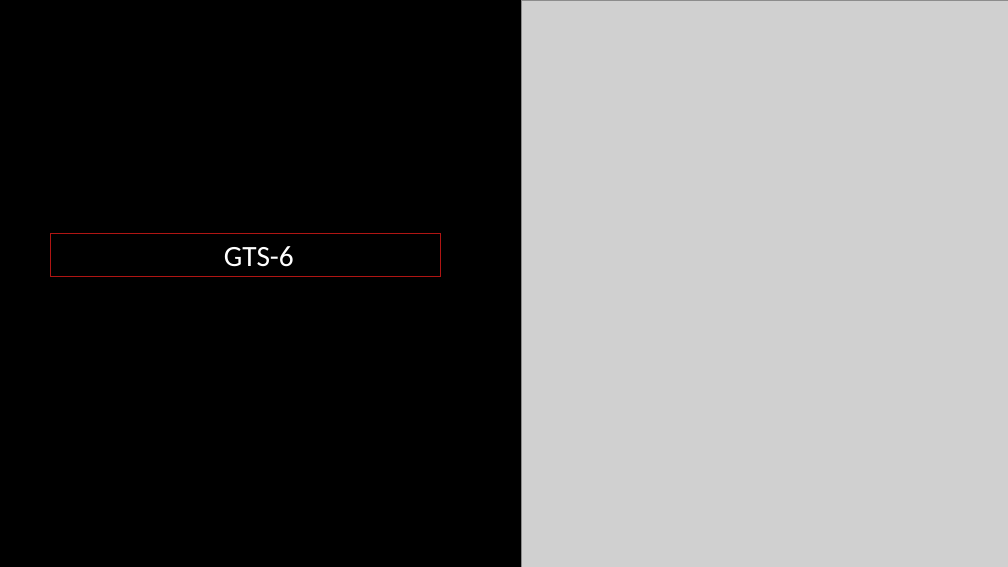
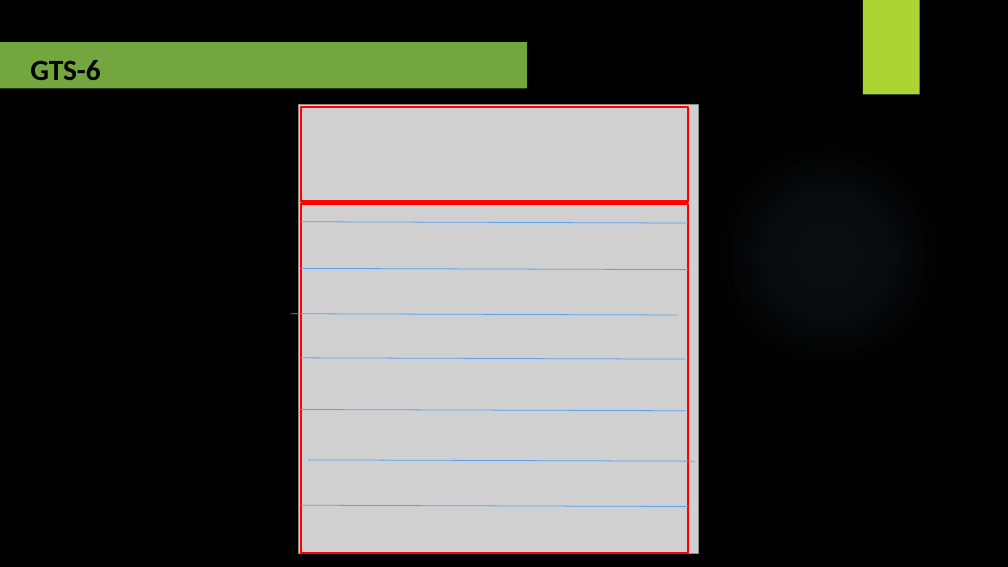
Before and after one commit to KeinOhrHasen/FormatStandardify, a slide deck: slide 7 of files/Doc/main.pptx. Drawn at 1008x567 pixels with LibreOffice and Linux fonts; fonts in the diff are those of the drawing; grey boxes stand for pictures; background and template pictures are left out. Boxes give left, top, right and bottom in pixels: in the first picture for what was removed or moved away, otherwise in the second. Text is boxed around its words. In the diff, an @@ line names an element or a change of style, - is before the commit and + after.

```diff
--- a/files/Doc/main.pptx
+++ b/files/Doc/main.pptx
@@ rectangle at (x1=863, y1=0, x2=920, y2=95): fill #B01513 to #ACD433 @@
@@ rectangle "GTS-6" resized from (x1=51, y1=234, x2=441, y2=277) to (x1=0, y1=42, x2=527, y2=88) @@
@@ rectangle "GTS-6" at (x1=0, y1=42, x2=527, y2=88): text colour #FFFFFF to #000000, bold on; alignment left to justified; indent changed; line spacing 1 to 1.15; fill #000000 at 50% opacity to #92D050 at 80% opacity; outline #B01513 0.75 pt to none @@
@@ picture resized from (x1=522, y1=0, x2=1008, y2=567) to (x1=299, y1=104, x2=698, y2=554) @@
@@ rectangle added at (x1=301, y1=107, x2=688, y2=202), outline #FF0000 2.25 pt @@
@@ ellipse added at (x1=712, y1=138, x2=944, y2=371), fill gradient #7AC4F0 @@
@@ rectangle added at (x1=301, y1=204, x2=688, y2=554), outline #FF0000 2.25 pt @@
@@ line added from (301, 222) to (688, 223), #5AA0F5 0.75 pt @@
@@ line added from (301, 268) to (688, 270), #5AA0F5 0.75 pt @@
@@ line added from (291, 314) to (678, 315), #5AA0F5 0.75 pt @@
@@ line added from (299, 358) to (686, 359), #5AA0F5 0.75 pt @@
@@ line added from (299, 410) to (686, 411), #5AA0F5 0.75 pt @@
@@ line added from (309, 460) to (695, 461), #5AA0F5 0.75 pt @@
@@ line added from (301, 505) to (688, 507), #5AA0F5 0.75 pt @@
```
Also in this commit, not shown: 9 other slides changed, 5 slides added, 2 slides removed.
